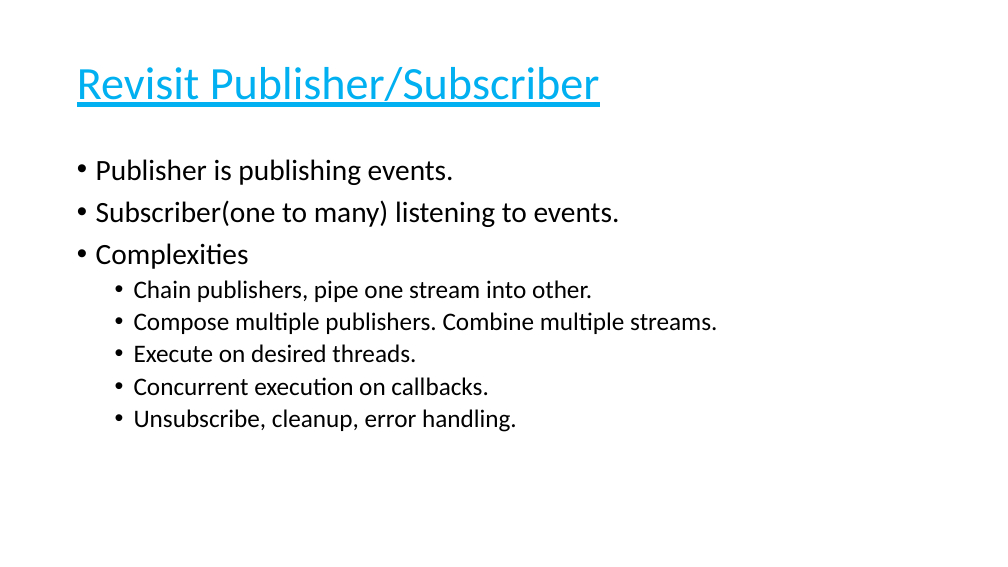
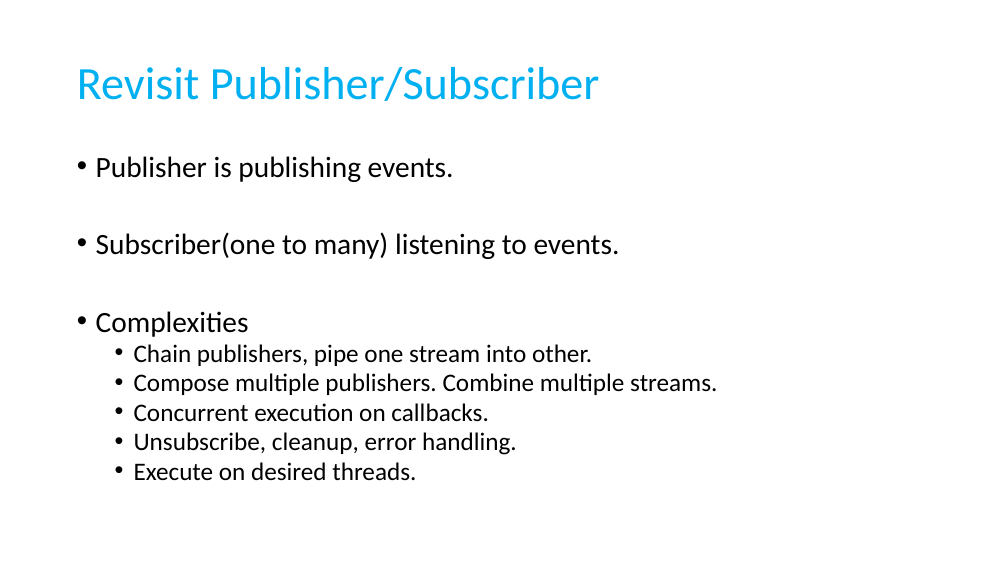
Before and after one commit to chandanthakur/rxjava-basics, a slide deck: slide 4 of ppt/RxJava.pptx. Drawn at 1008x567 pixels with LibreOffice and Linux fonts; fonts in the diff are those of the drawing. Boxes give left, top, right and bottom in pixels: in the first picture for what was removed or moved away, otherwise in the second. Text is boxed around its words. In the diff, an @@ line names an element or a change of style, - is before the commit and + after.

```diff
--- a/ppt/RxJava.pptx
+++ b/ppt/RxJava.pptx
@@ title "Revisit Publisher/Subscriber" at bbox=[77, 67, 600, 101]: underline off @@
@@ text at bbox=[96, 156, 717, 455]: line spacing 0.9 to 0.8 @@
@@ text at bbox=[134, 344, 416, 363]: paragraph removed @@
-  • Execute on desired threads.
@@ text at bbox=[134, 462, 416, 481]: paragraph added @@
+  • Execute on desired threads.
```
Also in this commit, not shown: 10 other slides changed, 2 slides added, 1 slide removed, 6 other files.
